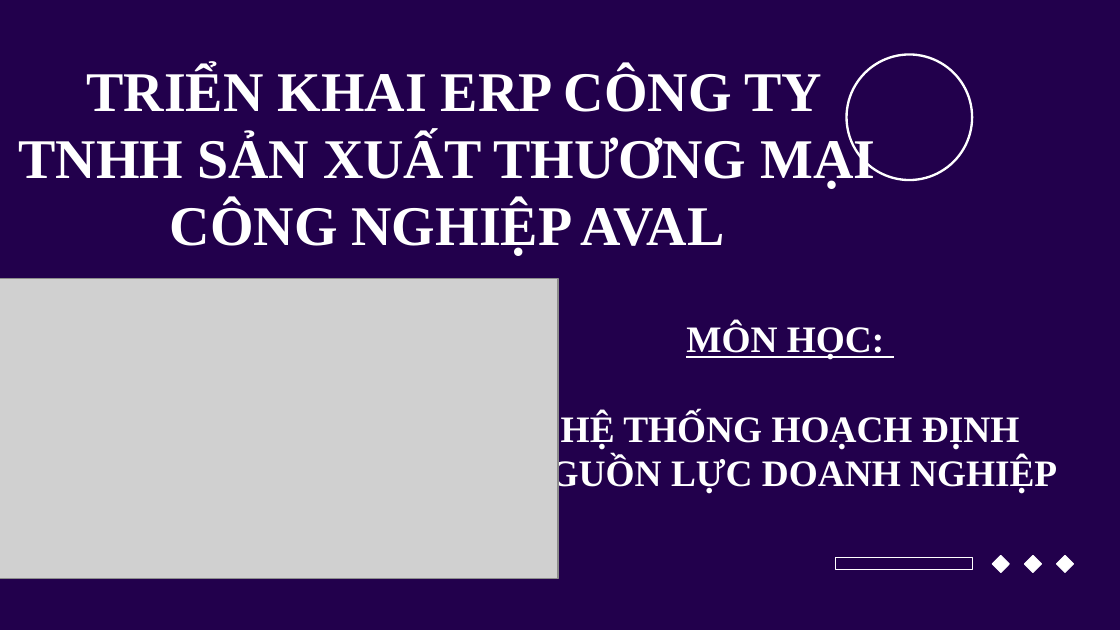
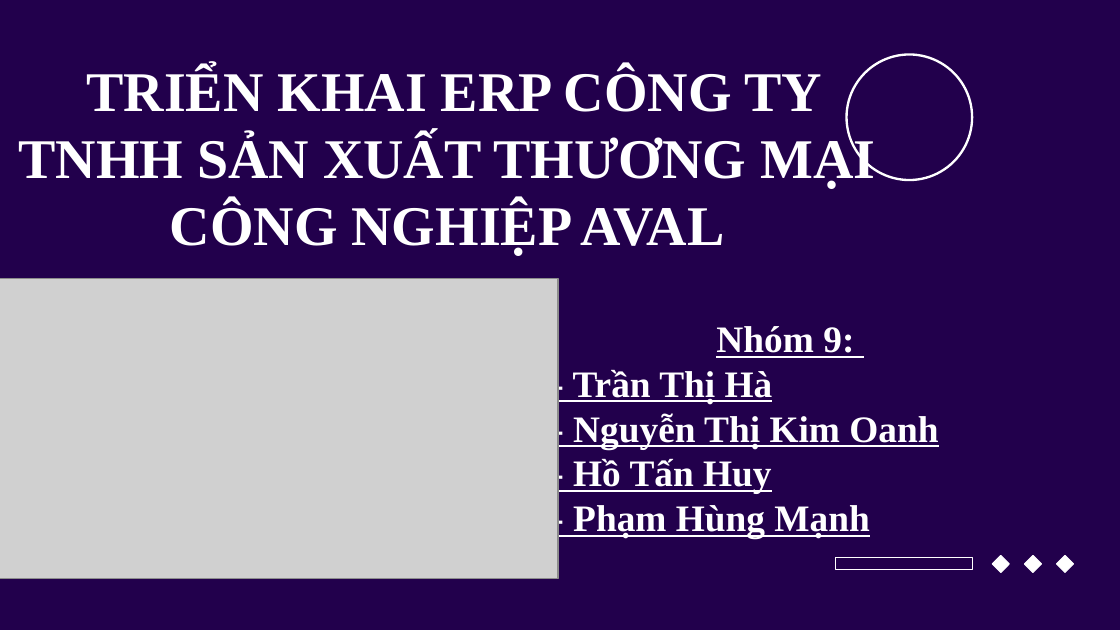
Before and after one commit to manhph81/ERP, a slide deck: slide 1 of 9_ERP đã chỉnh.pptx. Drawn at 1120x630 pixels with LibreOffice and Linux fonts; fonts in the diff are those of the drawing; grey boxes stand for pictures; background and template pictures are left out. Boxes give left, top, right and bottom in pixels: in the first picture for what was removed or moved away, otherwise in the second. Text is boxed around its words. In the diff, an @@ line names an element or a change of style, - is before the commit and + after.

Commit message:
add

```diff
--- a/9_ERP đã chỉnh.pptx
+++ b/9_ERP đã chỉnh.pptx
@@ text at [573,326,938,538]: text changed @@
-MÔN HỌC:
-HỆ THỐNG HOẠCH ĐỊNH NGUỒN LỰC DOANH NGHIỆP
+Nhóm 9:
+– - Trần Thị Hà
+– - Nguyễn Thị Kim Oanh
+– - Hồ Tấn Huy
+– - Phạm Hùng Mạnh
```
Also in this commit, not shown: 1 other slide changed.
